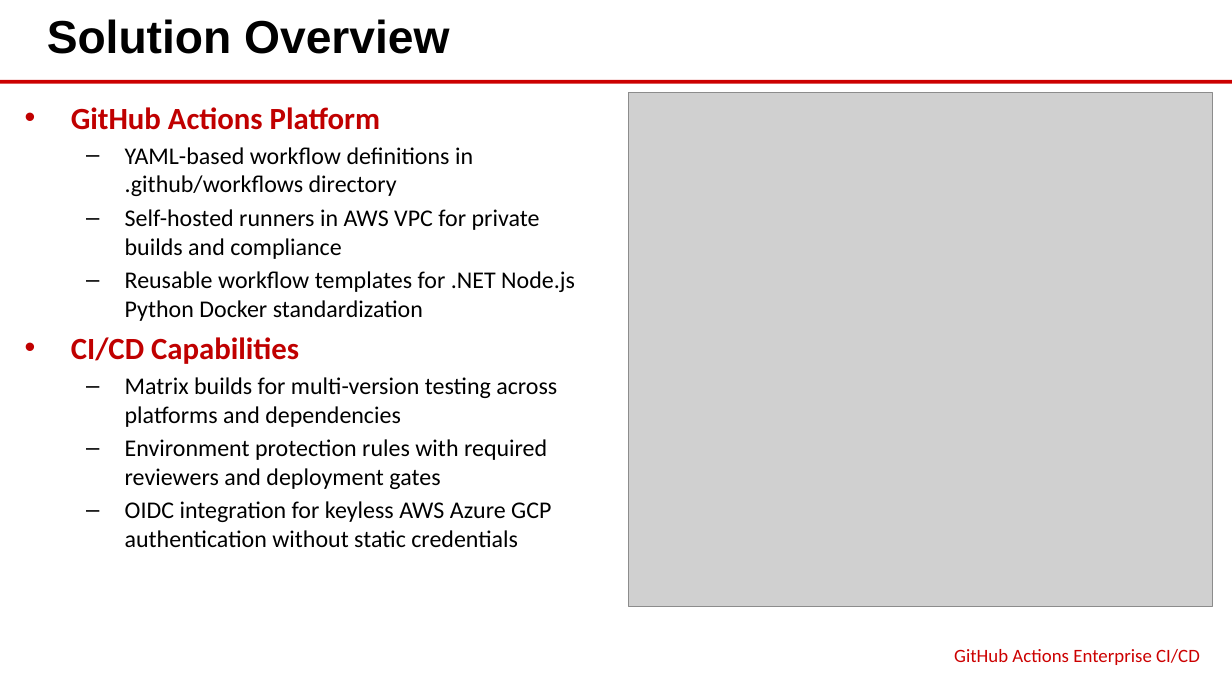
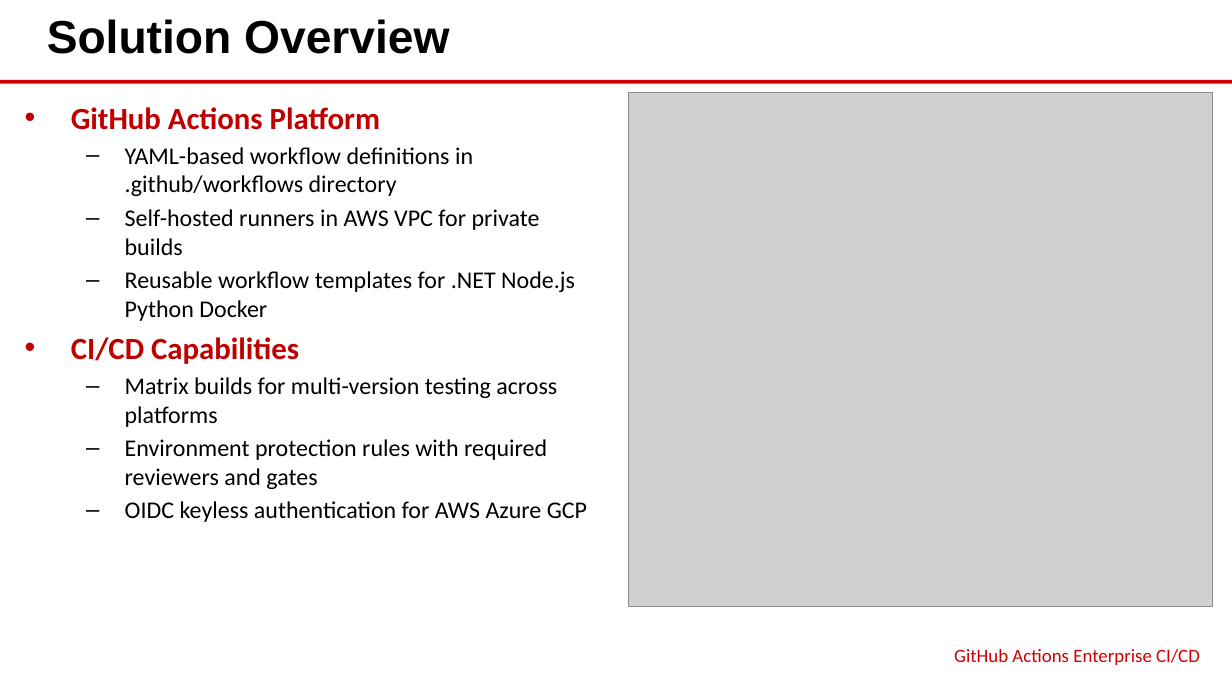
Before and after one commit to eoframework/solutions, a slide deck: slide 4 of solutions/github/devops/actions-enterprise-cicd/presales/solution-briefing.pptx. Drawn at 1232x693 pixels with LibreOffice and Linux fonts; fonts in the diff are those of the drawing; grey boxes stand for pictures. Boxes give left, top, right and bottom in pixels: in the first picture for what was removed or moved away, otherwise in the second. Text is boxed around its words. In the diff, an @@ line names an element or a change of style, - is before the commit and + after.

```diff
--- a/solutions/github/devops/actions-enterprise-cicd/presales/solution-briefing.pptx
+++ b/solutions/github/devops/actions-enterprise-cicd/presales/solution-briefing.pptx
@@ text at (125, 209, 575, 321): text changed @@
-  – Self-hosted runners in AWS VPC for private builds and compliance
-  – Reusable workflow templates for .NET Node.js Python Docker standardization
+  – Self-hosted runners in AWS VPC for private builds
+  – Reusable workflow templates for .NET Node.js Python Docker
@@ text at (125, 377, 587, 522): text changed @@
-  – Matrix builds for multi-version testing across platforms and dependencies
-  – Environment protection rules with required reviewers and deployment gates
-  – OIDC integration for keyless AWS Azure GCP authentication without static credentials
+  – Matrix builds for multi-version testing across platforms
+  – Environment protection rules with required reviewers and gates
+  – OIDC keyless authentication for AWS Azure GCP
```
Also in this commit, not shown: 1 other slide changed, 11 other files.
